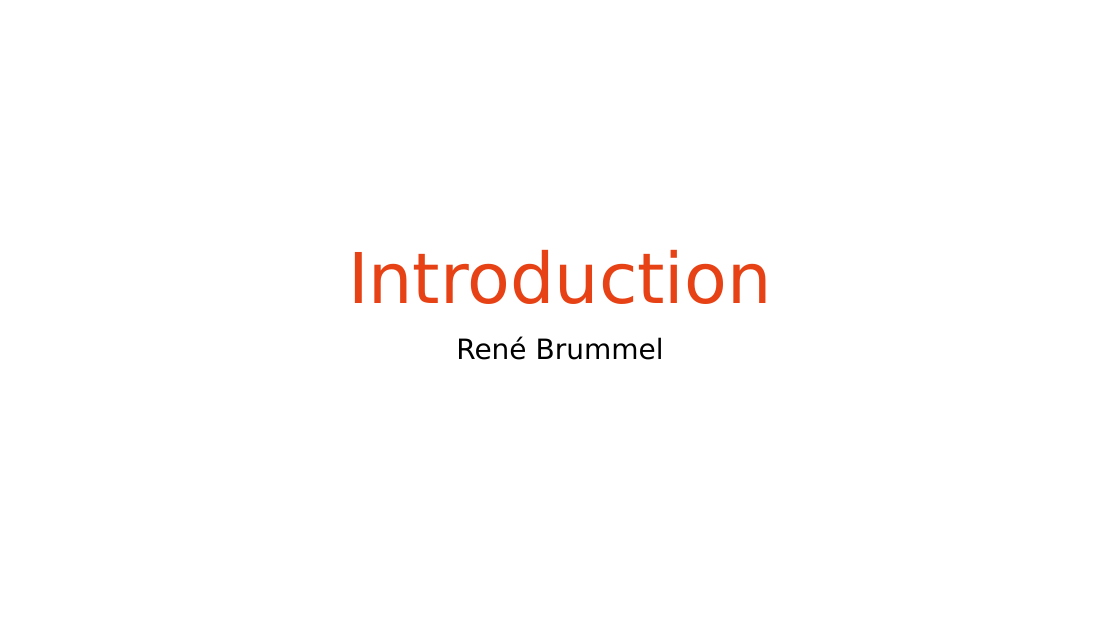
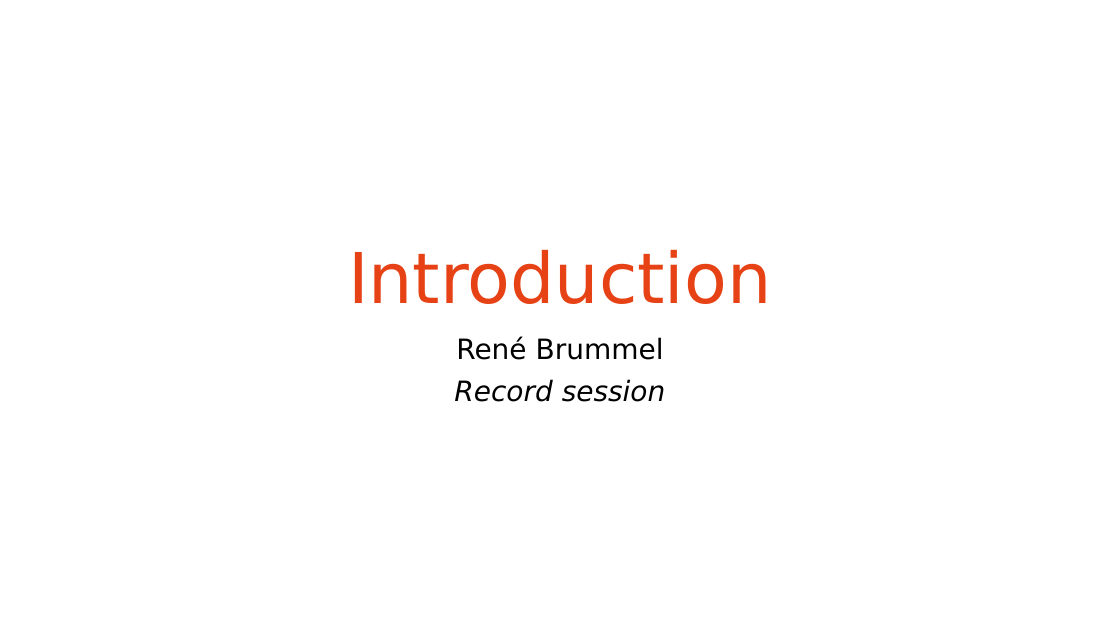
Before and after one commit to fornav/ForNav.Training.Modules, a slide deck: slide 1 of Powerpoint/Webinar.pptx. Drawn at 1120x630 pixels with LibreOffice and Linux fonts; fonts in the diff are those of the drawing; background and template pictures are left out. Boxes give left, top, right and bottom in pixels: in the first picture for what was removed or moved away, otherwise in the second. Text is boxed around its words. In the diff, an @@ line names an element or a change of style, - is before the commit and + after.

```diff
--- a/Powerpoint/Webinar.pptx
+++ b/Powerpoint/Webinar.pptx
@@ subtitle at (454,379,666,402): paragraph added @@
+Record session
```
Also in this commit, not shown: 1 other slide changed, 4 other files.
